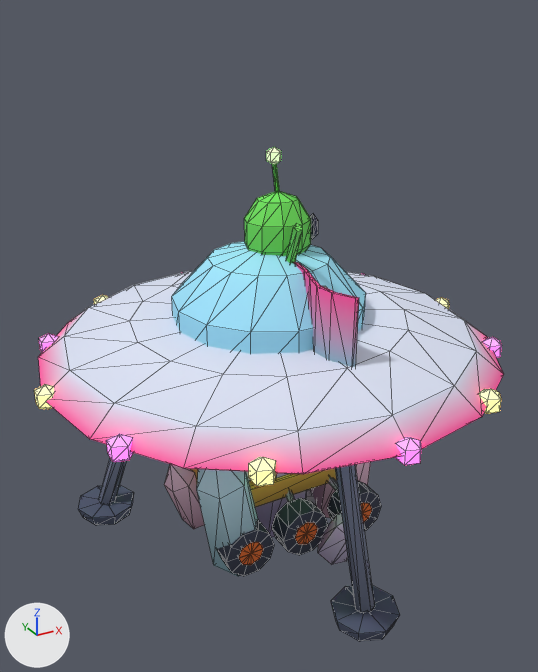
Two versions of the glTF model ui/3d/aura-drift/v1/scenery-salt.glb, one commit apart.
Before and after are seen from a camera (50 mm lens) standing at (-7.28, -13.22, 11.36) and looking at (-0.11, -0.19, 4.84). Arrows for +X, +Y and +Z are at lower left; the lights stay in place. The older version comes first. Mesh edges are drawn as thin lines.

Before the edit, the objects in view are built like this:
```python
me_prop_flag = bpy.data.meshes.new('prop-flag')
me_prop_flag.from_pydata(...)  # 154 vertices, 272 faces; spans x -0.89..1.15, y -3.0..0.97, z 0.0..7.3
me_prop_flag.materials.append(mat_prop)
me_prop_salt_crystal = bpy.data.meshes.new('prop-salt_crystal')
me_prop_salt_crystal.from_pydata(...)  # 114 vertices, 196 faces; spans x -2.48..3.1, y -2.55..2.63, z -0.28..4.8
me_prop_salt_crystal.materials.append(mat_prop)
me_prop_ufo = bpy.data.meshes.new('prop-ufo')
me_prop_ufo.from_pydata(...)  # 524 vertices, 936 faces; spans x -5.09..5.13, y -5.12..5.12, z 0.0..8.88
# faces by material slot: [68, 120, 120, 628]
me_prop_ufo.materials.append(mat_glow_green)
me_prop_ufo.materials.append(mat_glow_pink)
me_prop_ufo.materials.append(mat_glow_warm)
me_prop_ufo.materials.append(mat_prop)
ob_prop_flag = bpy.data.objects.new('prop-flag', me_prop_flag)
ob_prop_flag.location = (0.0, 0.0, 0.0)
ob_prop_salt_crystal = bpy.data.objects.new('prop-salt_crystal', me_prop_salt_crystal)
ob_prop_salt_crystal.location = (0.0, 0.0, 0.0)
ob_prop_ufo = bpy.data.objects.new('prop-ufo', me_prop_ufo)
ob_prop_ufo.location = (0.0, 0.0, 0.0)
# also in view: 'prop-rover' at (0.38, 0.0, 2.11)
```
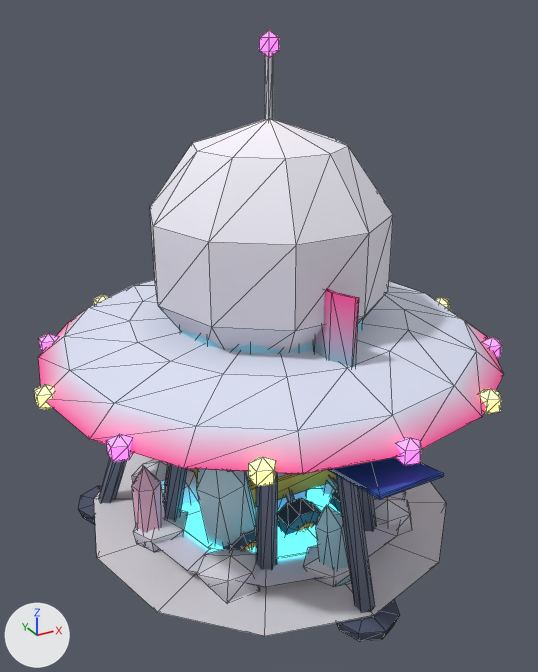
What differs and where, as boxes [x1, y1, x2, y2] in the pictures (538 x 672 px):
'prop-radar_dome', added: after [150, 30, 444, 570]
    faces in mat_prop: [150, 55, 444, 570]
    faces in mat_glow_pink: [260, 30, 279, 55]
'prop-geyser_pool', added: after [94, 453, 446, 636]
    faces in mat_prop: [94, 453, 446, 636]
    faces in mat_glow_cyan: [164, 486, 341, 559]

Edits to the bpy script that builds the scene:
```text
Add mat_glow_cyan:
    mat_glow_cyan = bpy.data.materials.new('glow_cyan')
    mat_glow_cyan.use_nodes = True; mat_glow_cyan.node_tree.nodes.clear()
    _N = mat_glow_cyan.node_tree.nodes; _L = mat_glow_cyan.node_tree.links
    n0 = _N.new('ShaderNodeBsdfPrincipled'); n0.name = 'Principled BSDF'
    n0.inputs[2].default_value = 0.4  # 'Roughness'
    n0.inputs[27].default_value = (0.0529, 0.871, 1.0, 1.0)  # 'Emission Color', cyan #41f0ff
    n0.inputs[28].default_value = 3.0  # 'Emission Strength'
    n1 = _N.new('ShaderNodeOutputMaterial'); n1.name = 'Material Output'
    n2 = _N.new('ShaderNodeVertexColor'); n2.name = 'Color Attribute'
    _L.new(n0.outputs[0], n1.inputs[0])  # 'BSDF' to 'Surface'
    _L.new(n2.outputs[0], n0.inputs[0])  # 'Color' to 'Base Color'
Add me_prop_radar_dome:
    me_prop_radar_dome.from_pydata(...)  # 244 vertices, 432 faces; spans x -3.1..3.1, y -5.08..5.08, z -0.03..10.99
    # faces by material slot: [40, 24, 368]
    me_prop_radar_dome.materials.append(mat_glow_cyan)
    me_prop_radar_dome.materials.append(mat_glow_pink)
    me_prop_radar_dome.materials.append(mat_prop)
Add me_prop_geyser_pool:
    me_prop_geyser_pool.from_pydata(...)  # 338 vertices, 600 faces; spans x -4.3..4.3, y -4.3..4.3, z 0.0..5.01
    # faces by material slot: [48, 552]
    me_prop_geyser_pool.materials.append(mat_glow_cyan)
    me_prop_geyser_pool.materials.append(mat_prop)
Add ob_prop_radar_dome:
    ob_prop_radar_dome = bpy.data.objects.new('prop-radar_dome', me_prop_radar_dome)
    ob_prop_radar_dome.location = (0.0, 0.0, 0.0)
Add ob_prop_geyser_pool:
    ob_prop_geyser_pool = bpy.data.objects.new('prop-geyser_pool', me_prop_geyser_pool)
    ob_prop_geyser_pool.location = (0.0, 0.0, 0.0)
```
